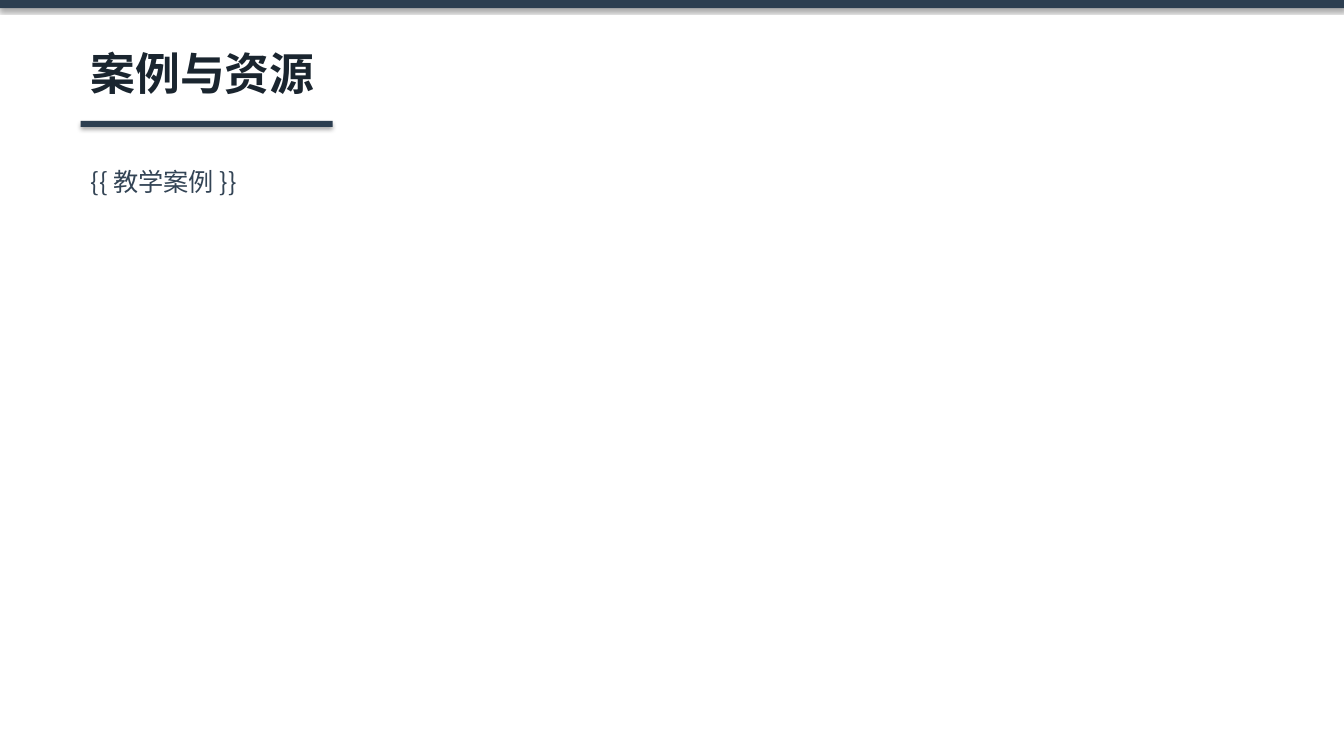
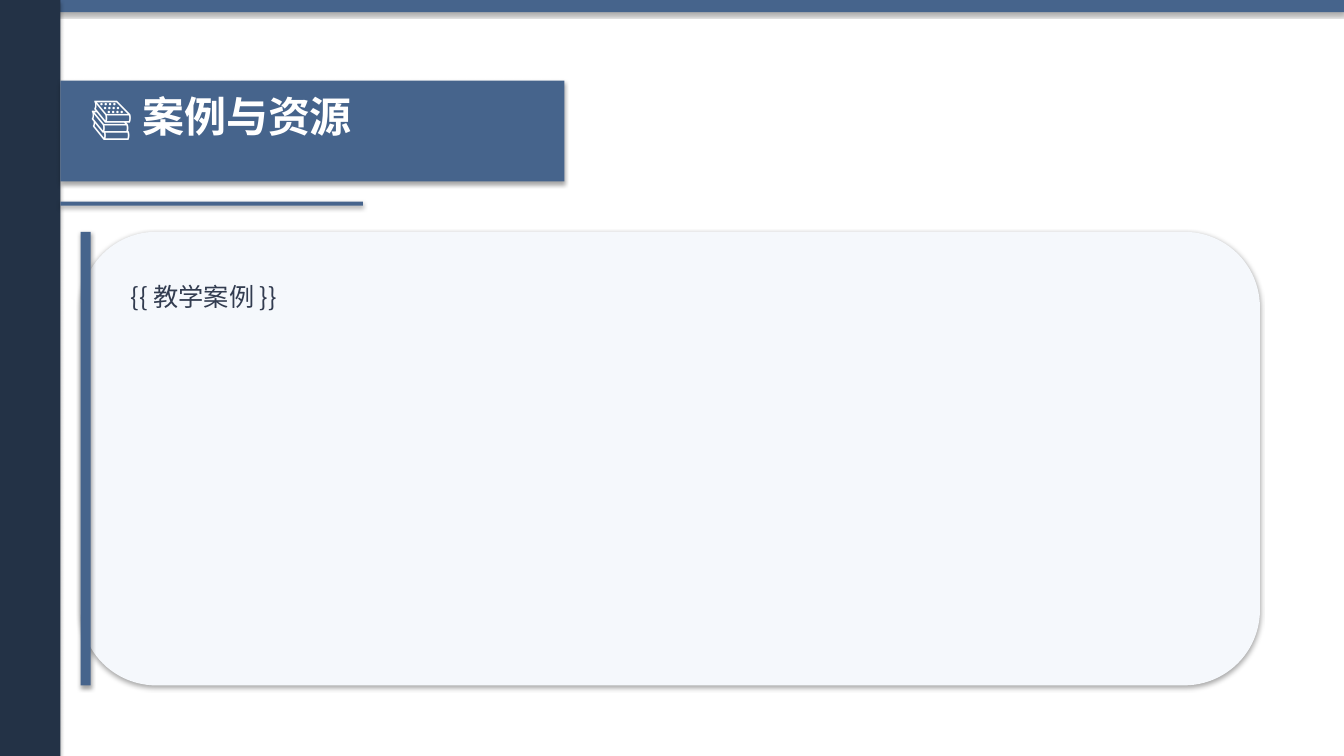
Before and after one commit to KK985956/water-intelligent-teaching, a slide deck: slide 7 of backend/data/template_general_water.pptx. Drawn at 1344x756 pixels with LibreOffice and Linux fonts; fonts in the diff are those of the drawing. Boxes give left, top, right and bottom in pixels: in the first picture for what was removed or moved away, otherwise in the second. Text is boxed around its words. In the diff, an @@ line names an element or a change of style, - is before the commit and + after.

Commit message:
style: 优化PPT模板视觉设计 - 增加装饰元素和配色方案
- 水力学模板：海洋蓝色系 + 波浪装饰
- 水利工程模板：青绿色系
- 水资源管理模板：森林绿色系
- 通用水利模板：钢蓝色系
- 统一采用左侧导航栏 + 卡片式内容布局
- 增加圆形装饰、渐变背景、步骤编号徽章

```diff
--- a/backend/data/template_general_water.pptx
+++ b/backend/data/template_general_water.pptx
@@ rectangle: place and size @@
-rectangle at (0,0,1344,8)
+rectangle at (0,0,1344,12)
@@ rectangle at (0,0,1344,12): fill #2C3E50 to #46648C @@
@@ rectangle added at (0,0,1344,756), fill #FFFFFF @@
@@ rectangle added at (0,0,60,756), fill #233246 @@
@@ rectangle added at (60,81,565,181), fill #46648C @@
@@ text at (142,96,352,136): text changed; size 32 to 30 pt; text colour #1A252F to #FFFFFF @@
-案例与资源
+📚 案例与资源
@@ rectangle at (60,202,363,206): fill #2C3E50 to #46648C @@
@@ rectangle: place and size @@
-rectangle at (81,121,333,127)
+rectangle at (60,202,363,206)
@@ rounded rectangle added at (81,232,1260,686), fill #F5F8FC @@
@@ rectangle added at (81,232,91,686), fill #46648C @@
@@ text "{{ 教学案例 }}": place and size @@
-text "{{ 教学案例 }}" at (113,170,214,193)
+text "{{ 教学案例 }}" at (154,285,255,308)
@@ text "{{ 教学案例 }}" at (154,285,255,308): text colour #334455 to #323C50; line spacing 1 to 32pt @@
```
Also in this commit, not shown: 8 other slides changed, 3 other files.
